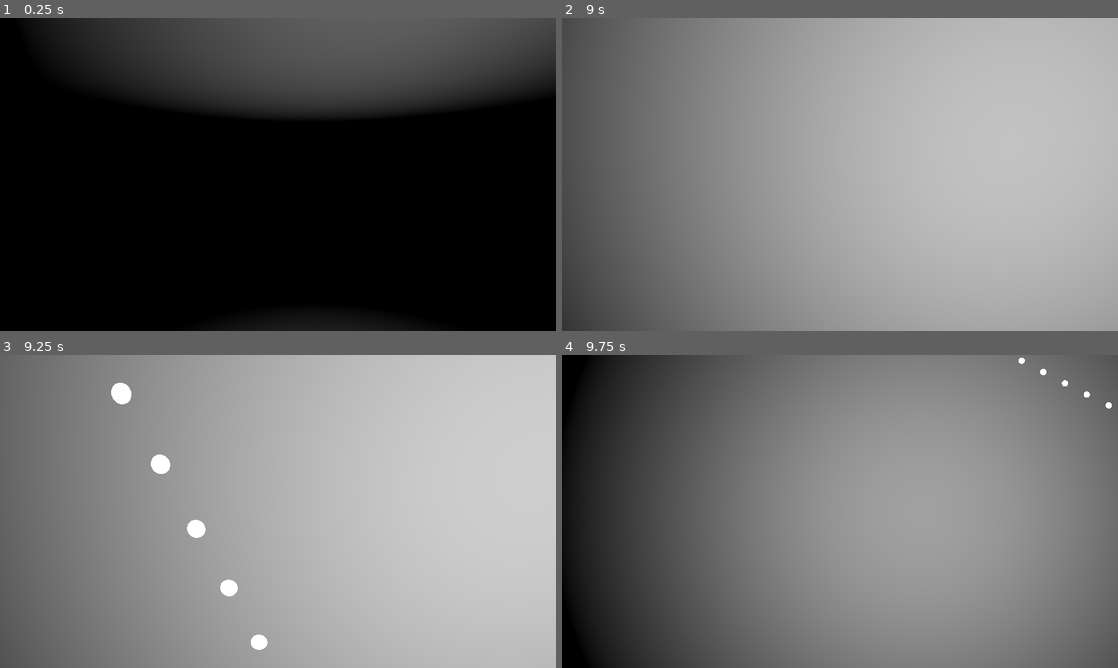
Above: before the commit, frames 1-4 (two rows, left to right).
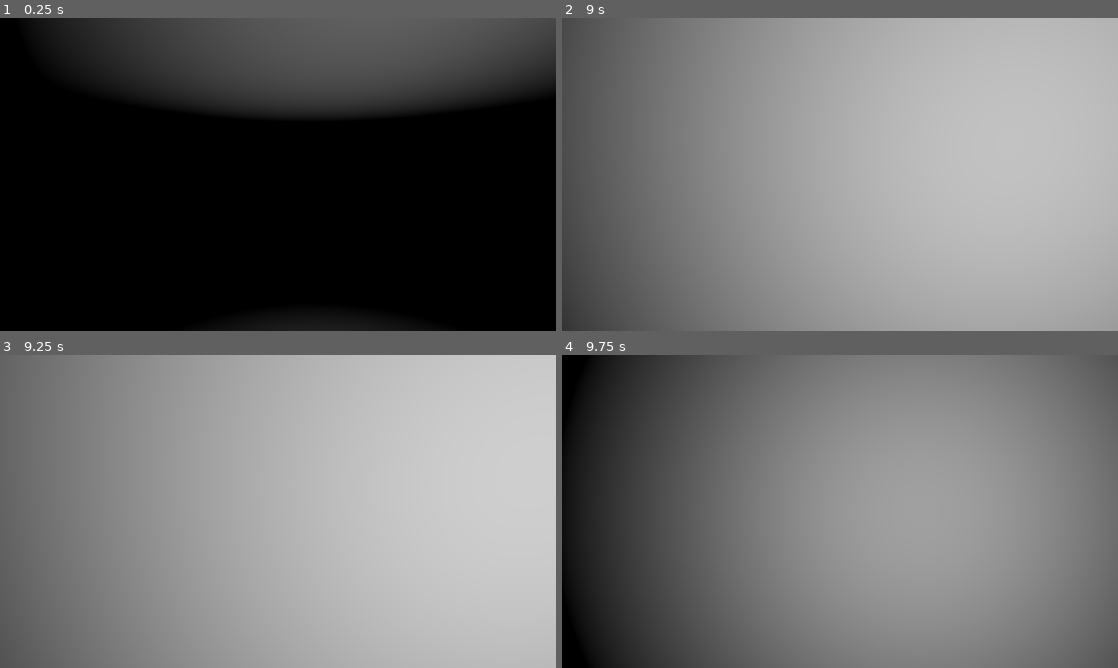
Above: after the commit, the same moments.

Repository: i-ideamama/DungeonEscape
Game: Godot game, scene res://Misc/Testing/3D_DungeonGen.tscn
The game is run twice, just before and just after one commit, with the same random seed, the same clock (stepped at 60 frames per second) and the same inputs.
Inputs (mouse positions are in pixels of both pictures, inside the frame that each line leads up to):
- Up to frame 1 (0.25 s): no input
- Up to frame 2 (9 s): tap Enter (ui_accept) at 0.5, 0.77, 1.52, 3.02, 3.77, 4.52, 6.02, 6.77, 7.52, 8.75 s; move the mouse to (812, 237) at 0.52 s; hold Q (scan) 0.53-1.28 s; hold D (move_right) 0.53-2.03 s; click (812, 237) at 0.67 s; move the mouse to (878, 177) at 1.27 s; tap E (change_blaster) at 1.35, 4.35, 7.35 s; tap Q (scan) at 1.55, 2.85, 4.55, 5.85, 7.55, 8.85 s; move the mouse to (795, 171) at 2.02 s; hold Q (scan) 2.03-2.78 s; hold A (move_left) 2.03-3.53 s; tap W (move_front) at 2.1, 5.1, 8.1 s; move the mouse to (845, 174) at 2.77 s; move the mouse to (817, 168) at 3.52 s; hold S (move_back) 3.53-4.28 s; hold Q (scan) 3.53-4.28 s; move the mouse to (867, 174) at 4.27 s; hold D (move_right) 4.28-8.03 s; move the mouse to (812, 174) at 5.02 s; hold Q (scan) 5.03-5.78 s; move the mouse to (851, 168) at 5.77 s; move the mouse to (834, 180) at 6.52 s; hold Q (scan) 6.53-7.28 s; move the mouse to (878, 177) at 7.27 s; move the mouse to (795, 171) at 8.02 s; hold S (move_back) 8.03-8.78 s; hold Q (scan) 8.03-8.78 s; move the mouse to (845, 174) at 8.77 s; hold A (move_left) from 8.78 s (still down)
- Up to frame 3 (9.25 s): keep holding A (move_left); tap Enter (ui_accept) at 9.02 s
- Up to frame 4 (9.75 s): move the mouse to (817, 505) at 9.52 s; release A (move_left) at 9.53 s; hold D (move_right) from 9.53 s (still down); hold Q (scan) from 9.53 s (still down)

Frames 1-2 are identical in both runs. In frame 3, 0.8% of the frame differs, in the area x 20-49%, y 8-95%; in frame 4, less than 0.1%.

Commit message:
feat: started audio stuff

Diff:
--- a/Misc/Testing/3D_DungeonGen.tscn
+++ b/Misc/Testing/3D_DungeonGen.tscn
@@ -1,30 +1,16 @@
-[gd_scene load_steps=7 format=3 uid="uid://ku6l02xddhxe"]
+[gd_scene load_steps=5 format=3 uid="uid://ku6l02xddhxe"]
 
 [ext_resource type="Script" path="res://Misc/Testing/3D_DungeonGen.gd" id="1_38kov"]
-[ext_resource type="Texture2D" uid="uid://8lnn35b64m0d" path="res://Assets/dot.png" id="3_scadv"]
+[ext_resource type="AudioStream" uid="uid://dyp5h3enb0ptm" path="res://Assets/Music/ambience.ogg" id="1_cmig3"]
+[ext_resource type="PackedScene" uid="uid://b444vb6ck5ivb" path="res://Scenes/lidar_mmi.tscn" id="2_43cov"]
 
 [sub_resource type="StandardMaterial3D" id="StandardMaterial3D_6jpgu"]
 
-[sub_resource type="StandardMaterial3D" id="StandardMaterial3D_7aqe6"]
-transparency = 2
-alpha_scissor_threshold = 0.5
-alpha_antialiasing_mode = 0
-albedo_texture = ExtResource("3_scadv")
-emission_enabled = true
-emission = Color(1, 1, 1, 1)
+[node name="Main" type="Node3D"]
 
-[sub_resource type="PlaneMesh" id="PlaneMesh_4kap6"]
-material = SubResource("StandardMaterial3D_7aqe6")
-size = Vector2(0.05, 0.05)
-center_offset = Vector3(0, 0.001, 0)
-
-[sub_resource type="MultiMesh" id="MultiMesh_5rcmy"]
-transform_format = 1
-use_colors = true
-use_custom_data = true
-mesh = SubResource("PlaneMesh_4kap6")
-
-[node name="Main" type="Node3D"]
+[node name="AudioStreamPlayer" type="AudioStreamPlayer" parent="."]
+stream = ExtResource("1_cmig3")
+autoplay = true
 
 [node name="DirectionalLight3D" type="DirectionalLight3D" parent="."]
 transform = Transform3D(-0.866023, -0.433016, 0.250001, 0, 0.499998, 0.866027, -0.500003, 0.749999, -0.43301, 0, 0, 0)
@@ -37,5 +23,6 @@
 script = ExtResource("1_38kov")
 mat = SubResource("StandardMaterial3D_6jpgu")
 
-[node name="MultiMeshInstance3D" type="MultiMeshInstance3D" parent="."]
-multimesh = SubResource("MultiMesh_5rcmy")
+[node name="MultiMeshInstance3D" parent="." instance=ExtResource("2_43cov")]
+
+[connection signal="body_entered" from="BottomOfChasm" to="BottomOfChasm" method="_on_body_entered"]
--- a/Misc/Testing/Player.gd
+++ b/Misc/Testing/Player.gd
@@ -1,5 +1,6 @@
 extends CharacterBody3D
 
+@onready var lidar_mmi_scene = preload("res://Scenes/lidar_mmi.tscn")
 
 const SPEED = 10.0
 const JUMP_VELOCITY = 4.5
@@ -11,11 +12,14 @@
 @onready var ray1 := $Neck/Camera3D/ray1
 @onready var weapon_cam := $SubViewport/WeaponCamera
 
-var mmi
+var mmi1
+var mmi2
 var mm
 
 var max_dots = 10000
 var last_dot_id = 0
+var dot_despawn_time = 5
+var delete_timers = []
 
 var blasters = [null, 'pea_shooter', 'spray_blaster']
 var current_blaster_index = 0
@@ -24,8 +28,14 @@
 var rng = RandomNumberGenerator.new()
 
 func _ready():
-	mmi = get_parent().get_node('MultiMeshInstance3D')
-	mm = mmi.multimesh
+	for i in range(max_dots):
+		delete_timers.append(null)
+	setup_first_mmi()
+
+func setup_first_mmi():
+	mmi1 = lidar_mmi_scene.instantiate()
+	get_parent().add_child(mmi1)
+	mm = mmi1.multimesh
 	mm.instance_count = max_dots
 	mm.visible_instance_count = max_dots
 
@@ -41,6 +51,13 @@
 			camera.rotate_x(-event.relative.y*0.01)
 			camera.rotation.x = clamp(camera.rotation.x, deg_to_rad(-55), deg_to_rad(90))
 
+func delete_dot():
+	for i in range(delete_timers.size()):
+		if(delete_timers[i]!=null):
+			delete_timers[i] = null
+			mm.set_instance_transform(i, Transform3D.IDENTITY.scaled(Vector3.ZERO))
+			break
+
 func instance_dot(i, pos, normal):
 	var transform = Transform3D()
 	transform = transform.translated(pos)
@@ -54,6 +71,13 @@
 		other_line = Vector3((-normal.z/normal.x),0,1)
 		transform.basis = Basis().looking_at(other_line, normal)
 	mm.set_instance_transform(i, transform)
+	delete_timers[i] = Timer.new()
+	add_child(delete_timers[i])
+	delete_timers[i].one_shot = true
+	delete_timers[i].wait_time = dot_despawn_time
+	delete_timers[i].start()
+	delete_timers[i].timeout.connect(delete_dot)
+
 
 func _process(_delta):
 	# for debug stuff
@@ -77,13 +101,20 @@
 
 	for ray in $Neck/Camera3D.get_children():
 		var col = ray.get_collider()
-		if((col!=null) and (last_dot_id<max_dots)):
-			if ((col is CSGCombiner3D) or (col is StaticBody3D)):
-				instance_dot(last_dot_id, ray.get_collision_point(), ray.get_collision_normal())
-				last_dot_id+=1
-			if (col is StaticBody3D):
-				if(col.get_parent().get_parent().name=="Trap"):
-					col.get_parent().get_parent().make_visible()
+		if(last_dot_id<max_dots):
+			if(col!=null):
+				if ((col is CSGCombiner3D) or (col is StaticBody3D)):
+					instance_dot(last_dot_id, ray.get_collision_point(), ray.get_collision_normal())
+					last_dot_id+=1
+					print(last_dot_id)
+				if (col is StaticBody3D):
+					if(col.get_parent().get_parent().name=="Trap"):
+						col.get_parent().get_parent().make_visible()
+		else:
+			if(delete_timers[-1]==null):
+				get_parent().remove_child(mmi1)
+				setup_first_mmi()
+				last_dot_id=0
 
 
 func set_blaster():
--- /dev/null
+++ b/Scenes/lidar_mmi.tscn
@@ -0,0 +1,25 @@
+[gd_scene load_steps=5 format=3 uid="uid://b444vb6ck5ivb"]
+
+[ext_resource type="Texture2D" uid="uid://8lnn35b64m0d" path="res://Assets/dot.png" id="1_dbekx"]
+
+[sub_resource type="StandardMaterial3D" id="StandardMaterial3D_7aqe6"]
+transparency = 2
+alpha_scissor_threshold = 0.5
+alpha_antialiasing_mode = 0
+albedo_texture = ExtResource("1_dbekx")
+emission_enabled = true
+emission = Color(1, 1, 1, 1)
+
+[sub_resource type="PlaneMesh" id="PlaneMesh_4kap6"]
+material = SubResource("StandardMaterial3D_7aqe6")
+size = Vector2(0.05, 0.05)
+center_offset = Vector3(0, 0.001, 0)
+
+[sub_resource type="MultiMesh" id="MultiMesh_5rcmy"]
+transform_format = 1
+use_colors = true
+use_custom_data = true
+mesh = SubResource("PlaneMesh_4kap6")
+
+[node name="MultiMeshInstance3D" type="MultiMeshInstance3D"]
+multimesh = SubResource("MultiMesh_5rcmy")
Not shown, added: Assets/Music/ambience.ogg.import
Not shown, added: Assets/Music/drum.wav.import
Not shown, added: Assets/Music/ambience.ogg
Not shown, added: Assets/Music/drum.wav
